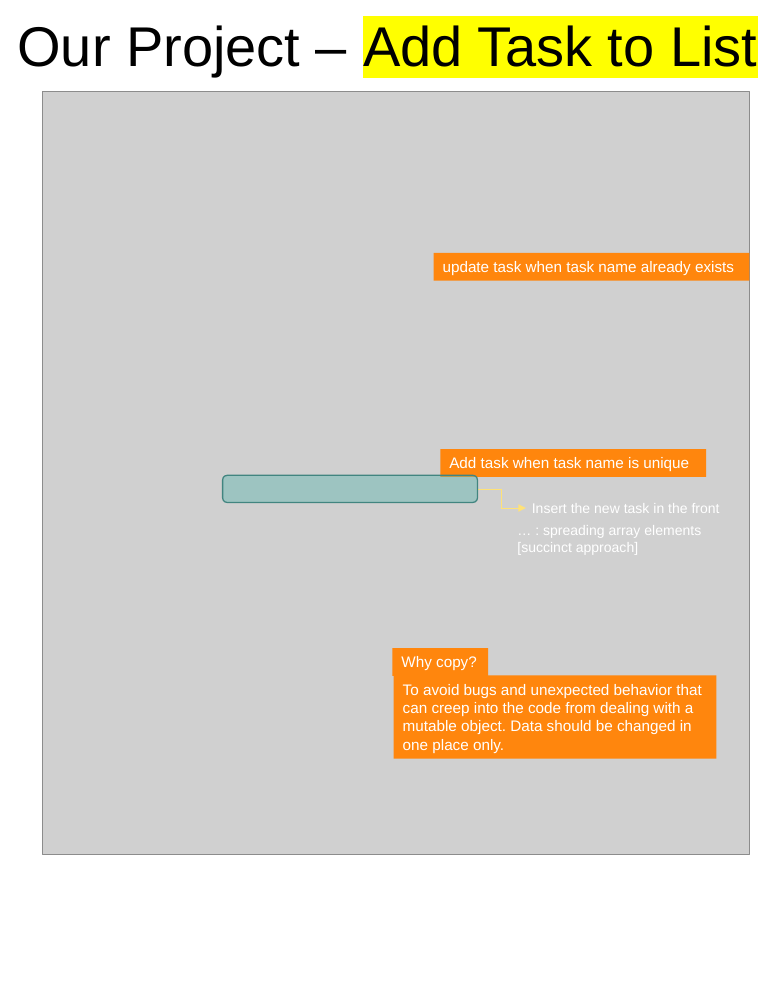
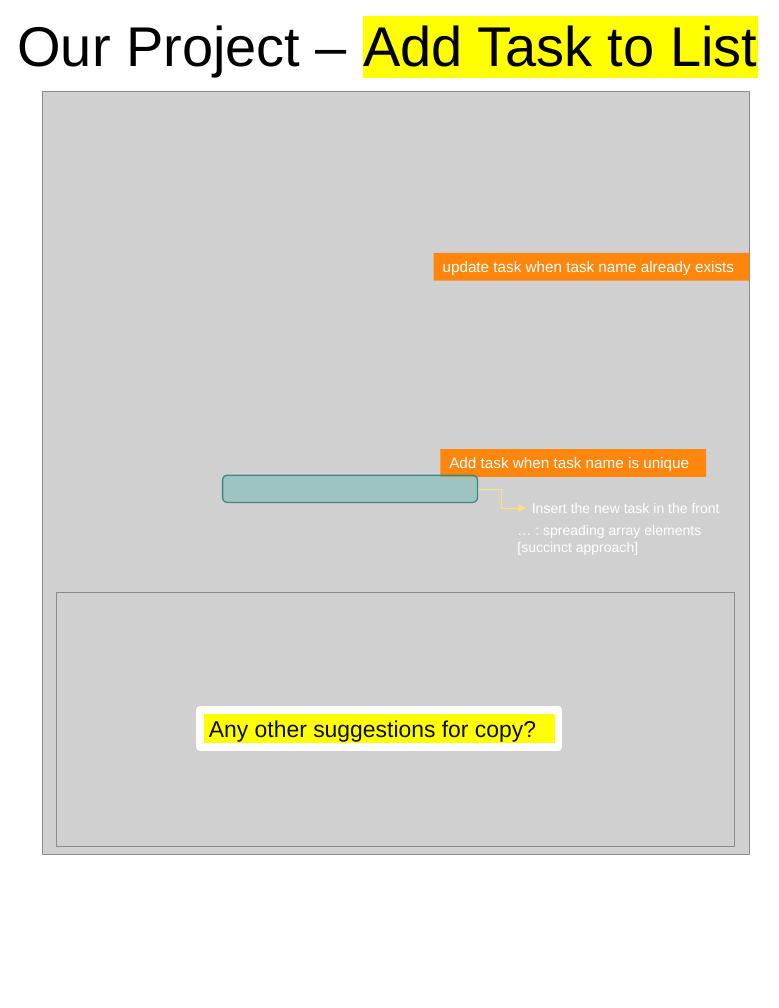
Before and after one commit to scorpion0511/mytracker, a slide deck: slide 60 of doc/React.pptx (slide 59 before the commit). Drawn at 779x1008 pixels with LibreOffice and Linux fonts; fonts in the diff are those of the drawing; grey boxes stand for pictures. Boxes give left, top, right and bottom in pixels: in the first picture for what was removed or moved away, otherwise in the second. Text is boxed around its words. In the diff, an @@ line names an element or a change of style, - is before the commit and + after.

```diff
--- a/doc/React.pptx
+++ b/doc/React.pptx
@@ picture added at (56, 593, 734, 847) @@
@@ rectangle removed at (392, 648, 488, 675) @@
-Why copy?
@@ rectangle removed at (394, 675, 717, 759) @@
-To avoid bugs and unexpected behavior that can creep into the code from dealing with a mutable object. Data should be changed in one place only.
@@ rectangle added at (200, 710, 558, 747), fill #FFFF00, outline #FFFFFF 6 pt, 18 pt, text #0D0D0D @@
+Any other suggestions for copy?
```
Also in this commit, not shown: 10 other slides changed, 1 slide added.
